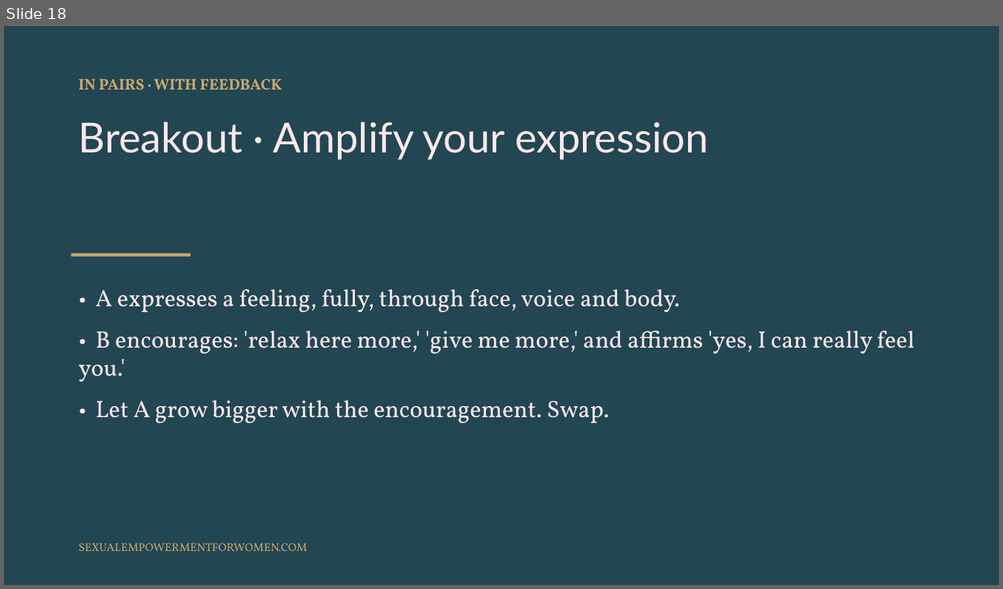
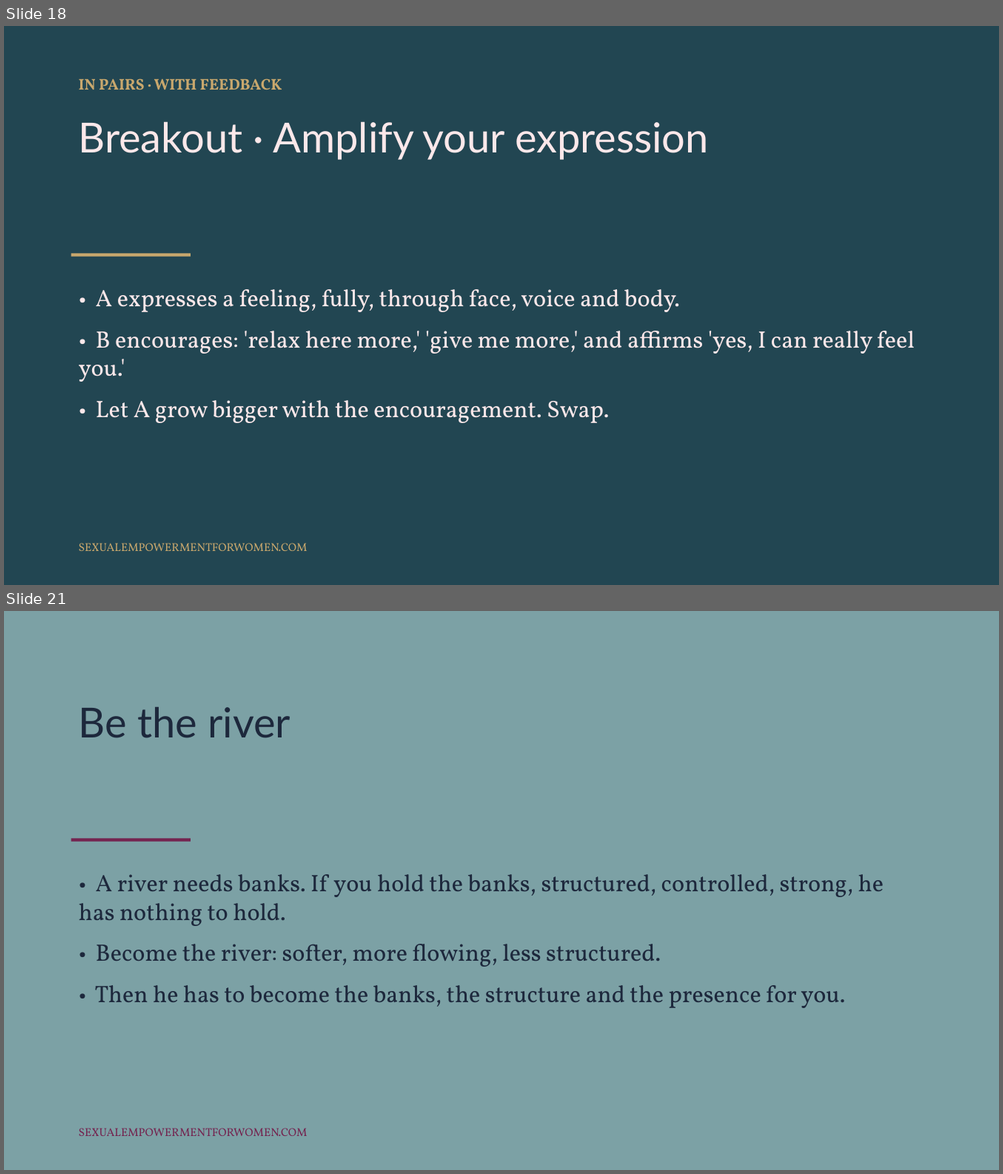
Before and after one commit to tarisha-starr/GitHub-folder, a slide deck: content/sessions/slides/Polarity-and-Attraction.pptx. Shown one above the other, each under a label of ours: slide 18 before the commit, slides 18 and 21 after it; the slides between them are not shown. The pictures are 1003x589 and 1003x1174 pixels, drawn with LibreOffice and Linux fonts; fonts in the diff are those of the drawing. Boxes give left, top, right and bottom in pixels: in the first picture for what was removed or moved away, otherwise in the second. Text is boxed around its words. In the diff, an @@ line names an element or a change of style, - is before the commit and + after.

```diff
--- a/content/sessions/slides/Polarity-and-Attraction.pptx
+++ b/content/sessions/slides/Polarity-and-Attraction.pptx
@@ slide 21 added at <box>4,611,999,1170</box>, background #7CA1A5 @@
@@ text added at <box>79,707,290,738</box>, 40 pt, text #1D283C @@
+Be the river
@@ rectangle added at <box>71,839,190,842</box>, fill #74234F @@
@@ text added at <box>79,874,883,1008</box>, 23 pt, text #1D283C @@
+• A river needs banks. If you hold the banks, structured, controlled, strong, he has nothing to hold.
+• Become the river: softer, more flowing, less structured.
+• Then he has to become the banks, the structure and the presence for you.
@@ text added at <box>79,1128,307,1136</box>, 11 pt, text #74234F @@
+SEXUALEMPOWERMENTFORWOMEN.COM
```
Also in this commit, not shown: 6 slides changed, 1 other slide added, 1 slide removed, 1 other file.
